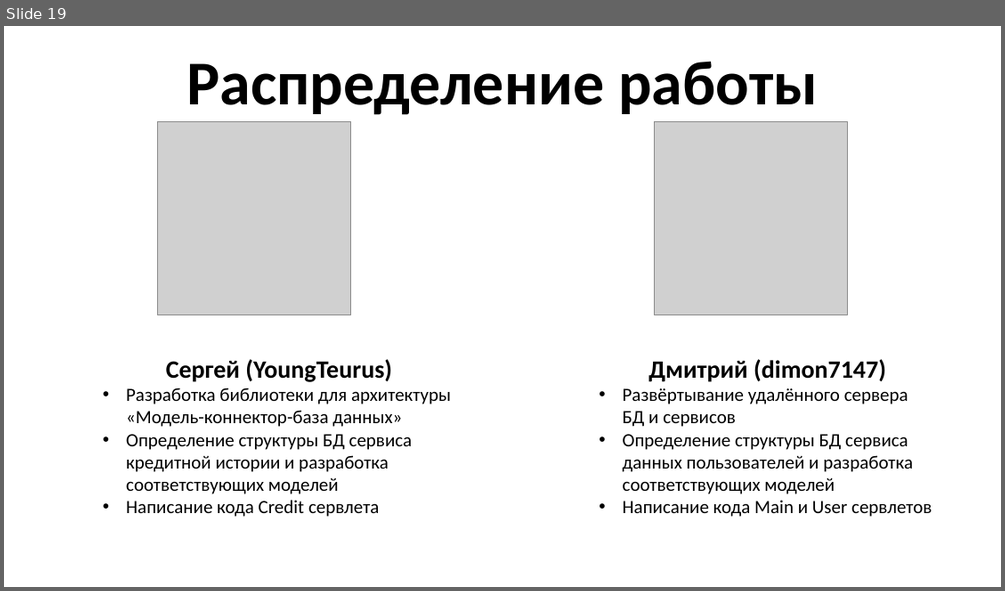
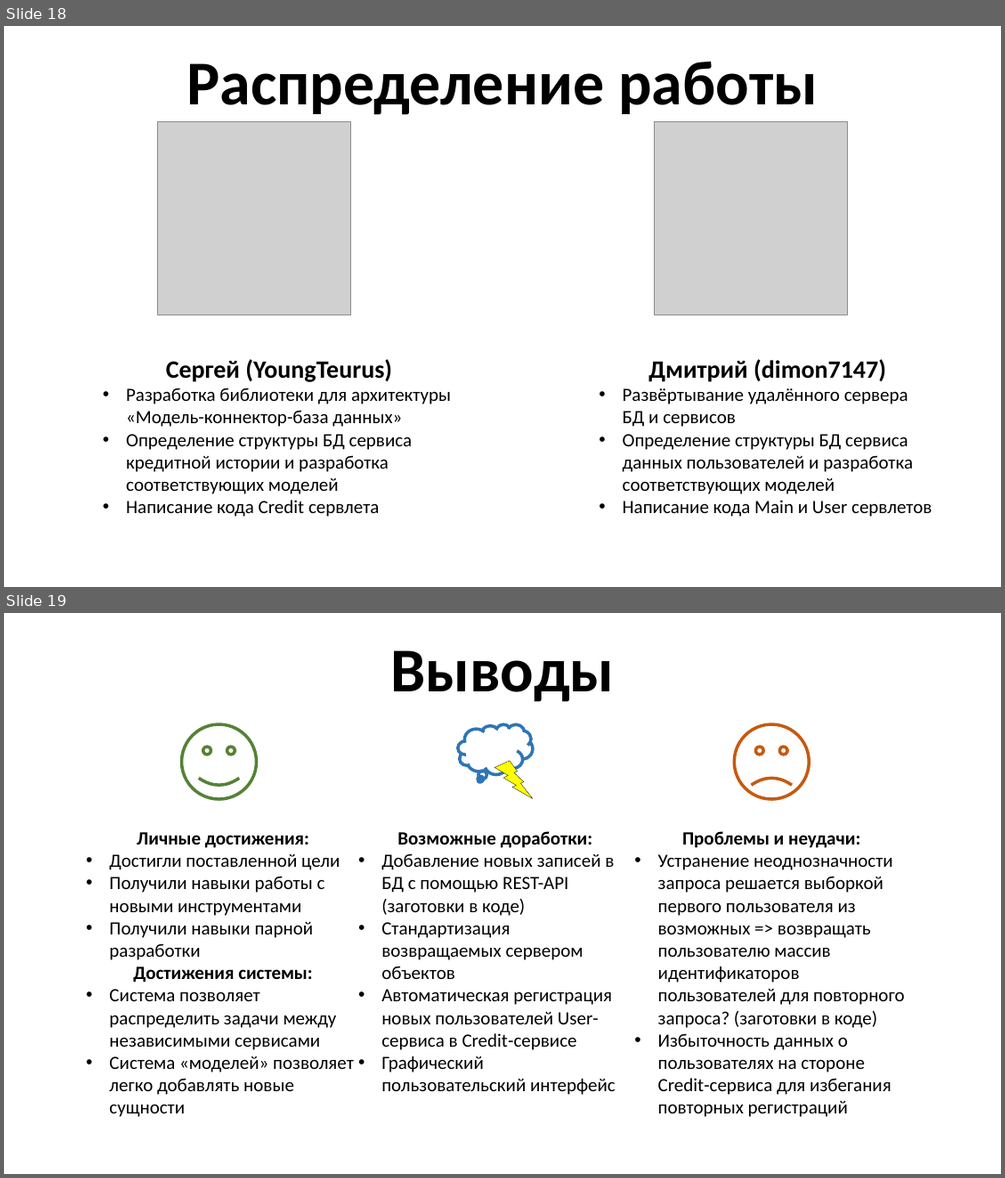
Before and after one commit to YoungTeurus/CreditAndUserServices, a slide deck: docs/Java 3 - presentation (without animation).pptx. Shown one above the other, each under a label of ours: slide 19 before the commit, slides 18 and 19 after it. The pictures are 1005x591 and 1005x1178 pixels, drawn with LibreOffice and Linux fonts; fonts in the diff are those of the drawing; grey boxes stand for pictures. Boxes give left, top, right and bottom in pixels: in the first picture for what was removed or moved away, otherwise in the second. Text is boxed around its words. In the diff, an @@ line names an element or a change of style, - is before the commit and + after.

Commit message:
ADD - Добавления по презентации (выводы)

```diff
--- a/docs/Java 3 - presentation (without animation).pptx
+++ b/docs/Java 3 - presentation (without animation).pptx
@@ slide 19 added at box(4, 613, 1001, 1174), background #FFFFFF @@
@@ text added at box(390, 650, 615, 702), 60 pt, text #000000, bold @@
+Выводы
@@ smiley face added at box(182, 724, 257, 799), outline #548235 3 pt @@
@@ thought cloud added at box(458, 724, 533, 774), outline #2E75B6 3 pt @@
@@ smiley face added at box(735, 724, 809, 799), outline #C55A11 3 pt @@
@@ lightning bolt added at box(494, 761, 533, 798), fill #FFFF00, outline #000000 0.25 pt @@
@@ text added at box(109, 832, 354, 1117), 18 pt, text #000000 @@
+Личные достижения:
+• Достигли поставленной цели
+• Получили навыки работы с новыми инструментами
+• Получили навыки парной разработки
+Достижения системы:
+• Система позволяет распределить задачи между независимыми сервисами
+• Система «моделей» позволяет легко добавлять новые сущности
@@ text added at box(381, 831, 615, 1094), 18 pt, text #000000 @@
+Возможные доработки:
+• Добавление новых записей в БД с помощью REST-API (заготовки в коде)
+• Стандартизация возвращаемых сервером объектов
+• Автоматическая регистрация новых пользователей User-сервиса в Credit-сервисе
+• Графический пользовательский интерфейс
@@ text added at box(658, 831, 904, 1117), 18 pt, text #000000 @@
+Проблемы и неудачи:
+• Устранение неоднозначности запроса решается выборкой первого пользователя из возможных => возвращать пользователю массив идентификаторов пользователей для повторного запроса? (заготовки в коде)
+• Избыточность данных о пользователях на стороне Credit-сервиса для избегания повторных регистраций
@@ what was slide 19 is now slide 18 @@
```
Also in this commit, not shown: 2 slides removed.
